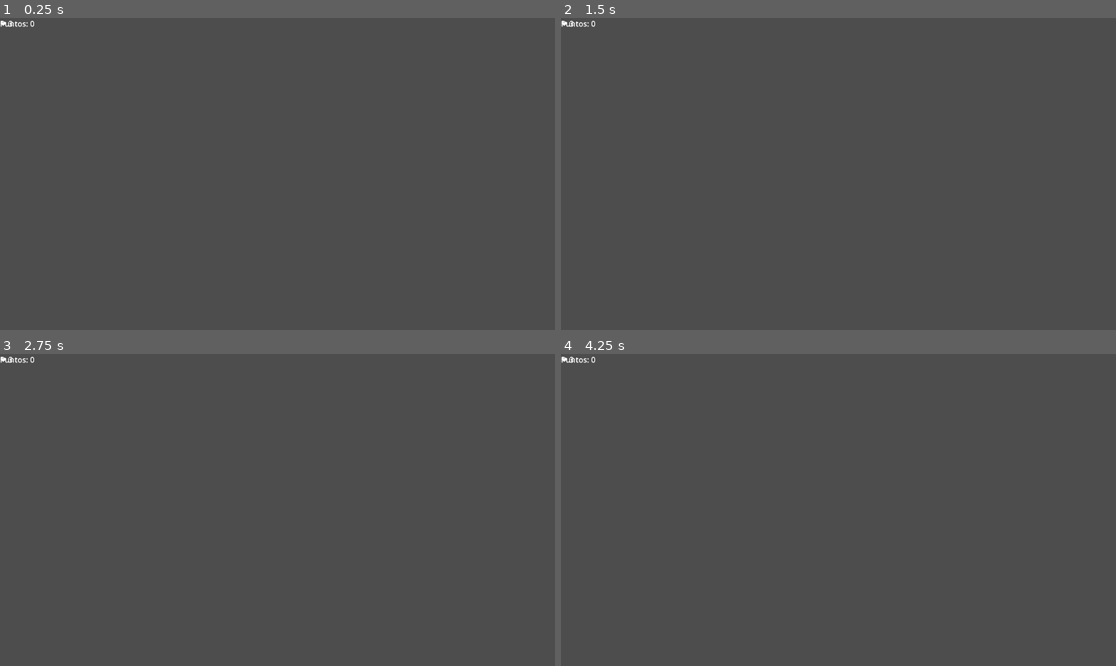
Above: before the commit, frames 1-4 (two rows, left to right).
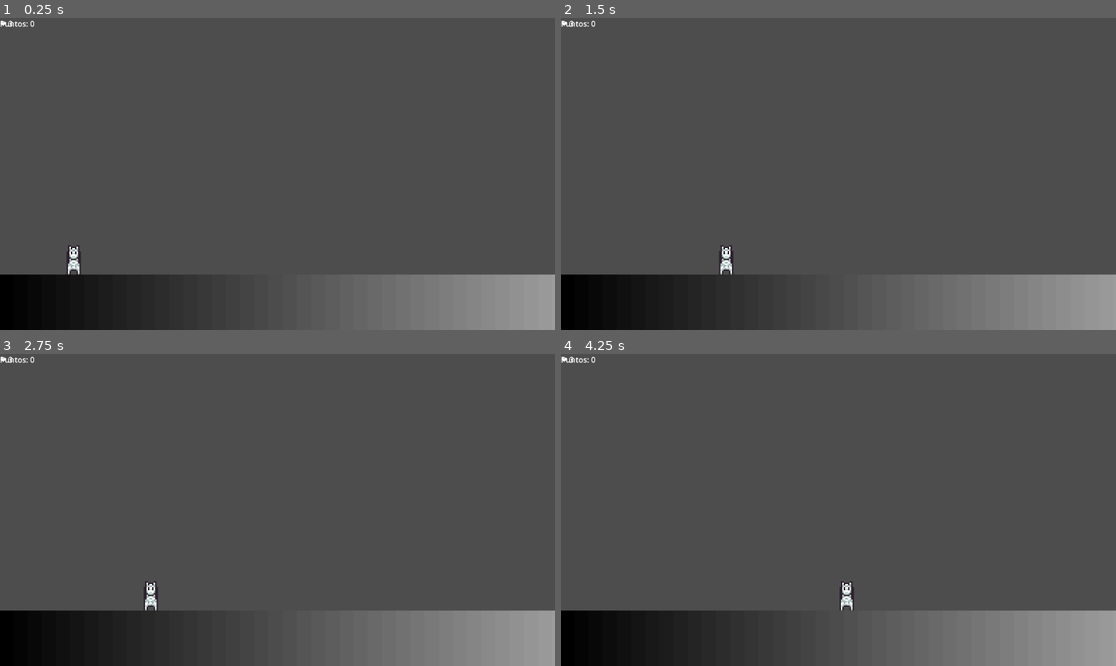
Above: after the commit, the same moments.

Repository: shiarauzo/AIHackatonGame
Game: Godot game, scene res://Player/Main.tscn
Same seed, same stepped clock (60 frames per second), same inputs: the game is played once before the commit and once after it.
Inputs:
- Up to frame 1 (0.25 s): no input
- Up to frame 2 (1.5 s): tap Enter (ui_accept) at 0.5, 0.77 s; hold Right (ui_right) from 0.53 s (still down)
- Up to frame 3 (2.75 s): tap Enter (ui_accept) at 1.52 s; release Right (ui_right) at 2.03 s; hold Left (ui_left) from 2.03 s (still down)
- Up to frame 4 (4.25 s): release Left (ui_left) at 2.78 s; hold Right (ui_right) from 2.78 s (still down); tap Enter (ui_accept) at 3.02, 3.77 s

The runs differ from the first frame. In frame 1, 13% of the frame differs, in the area x 0-100%, y 72-100%; in frame 2, 13%; in frame 3, 13%; in frame 4, 13%.

Commit message:
add texture and food collision

Diff:
--- a/nuevo-proyecto-de-juego/Player/Main.tscn
+++ b/nuevo-proyecto-de-juego/Player/Main.tscn
@@ -128,8 +128,16 @@
 "speed": 10.0
 }]
 
+[sub_resource type="CircleShape2D" id="CircleShape2D_s5hhb"]
+radius = 51.38
+
 [sub_resource type="RectangleShape2D" id="RectangleShape2D_r0du0"]
-size = Vector2(1854.5, 111)
+size = Vector2(1879.5, 111)
+
+[sub_resource type="Gradient" id="Gradient_avfv7"]
+
+[sub_resource type="GradientTexture2D" id="GradientTexture2D_su2fw"]
+gradient = SubResource("Gradient_avfv7")
 
 [node name="Node2D" type="Node2D"]
 script = ExtResource("2_r0du0")
@@ -154,16 +162,22 @@
 [node name="Area2D" type="Area2D" parent="Alpaca"]
 
 [node name="CollisionShape2D" type="CollisionShape2D" parent="Alpaca/Area2D"]
+position = Vector2(154, 489)
+shape = SubResource("CircleShape2D_s5hhb")
 
 [node name="Ground" type="StaticBody2D" parent="."]
 
 [node name="CollisionShape2D" type="CollisionShape2D" parent="Ground"]
-position = Vector2(928.75, 589.5)
+position = Vector2(941.25, 589.5)
 shape = SubResource("RectangleShape2D_r0du0")
 
 [node name="Sprite2D" type="Sprite2D" parent="Ground"]
+position = Vector2(940, 590.5)
+scale = Vector2(29.4375, 1.79688)
+texture = SubResource("GradientTexture2D_su2fw")
 
 [node name="Camera2D" type="Camera2D" parent="."]
+offset = Vector2(576, 324)
 
 [node name="Collectible" type="Area2D" parent="."]
 
Not shown: 1 places in nuevo-proyecto-de-juego/Player/Main.tscn that only renumber resources
